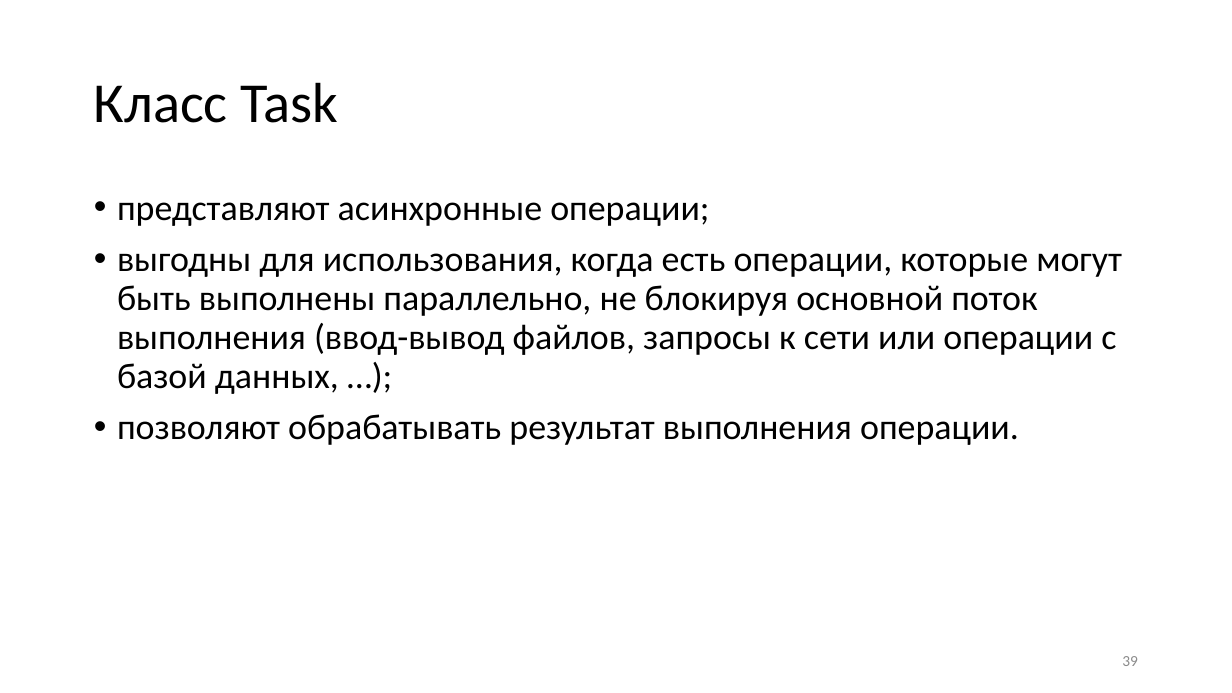
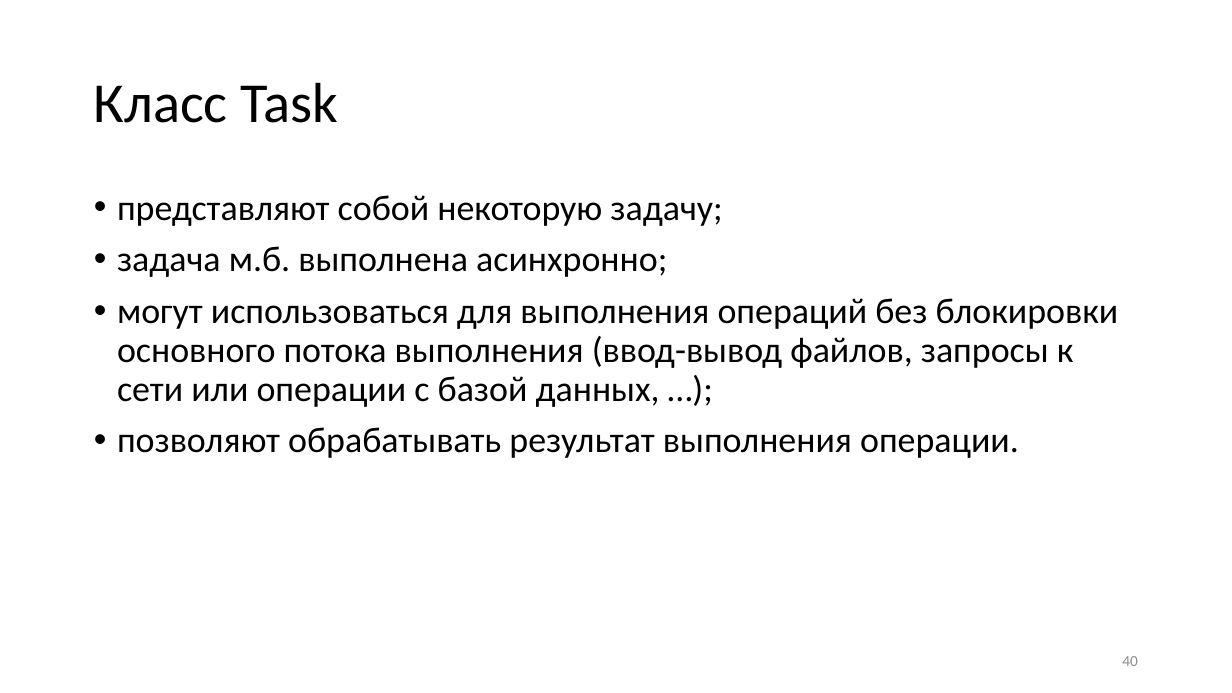
Before and after one commit to blockin90/Programming_PIB, a slide deck: slide 40 of Лекции/3 семестр/Часть 3/Программирование лекция 3.3.pptx (slide 39 before the commit). Drawn at 1232x693 pixels with LibreOffice and Linux fonts; fonts in the diff are those of the drawing. Boxes give left, top, right and bottom in pixels: in the first picture for what was removed or moved away, otherwise in the second. Text is boxed around its words. In the diff, an @@ line names an element or a change of style, - is before the commit and + after.

```diff
--- a/Лекции/3 семестр/Часть 3/Программирование лекция 3.3.pptx
+++ b/Лекции/3 семестр/Часть 3/Программирование лекция 3.3.pptx
@@ text at <box>117,195,1119,407</box>: text changed @@
-• представляют асинхронные операции;
-• выгодны для использования, когда есть операции, которые могут быть выполнены параллельно, не блокируя основной поток выполнения (ввод-вывод файлов, запросы к сети или операции с базой данных, …);
+• представляют собой некоторую задачу;
+• задача м.б. выполнена асинхронно;
+• могут использоваться для выполнения операций без блокировки основного потока выполнения (ввод-вывод файлов, запросы к сети или операции с базой данных, …);
@@ page number at <box>1122,656,1138,666</box>: text changed @@
-39
+40
```
Also in this commit, not shown: 1 other slide changed, 6 slides added, 1 slide removed.
